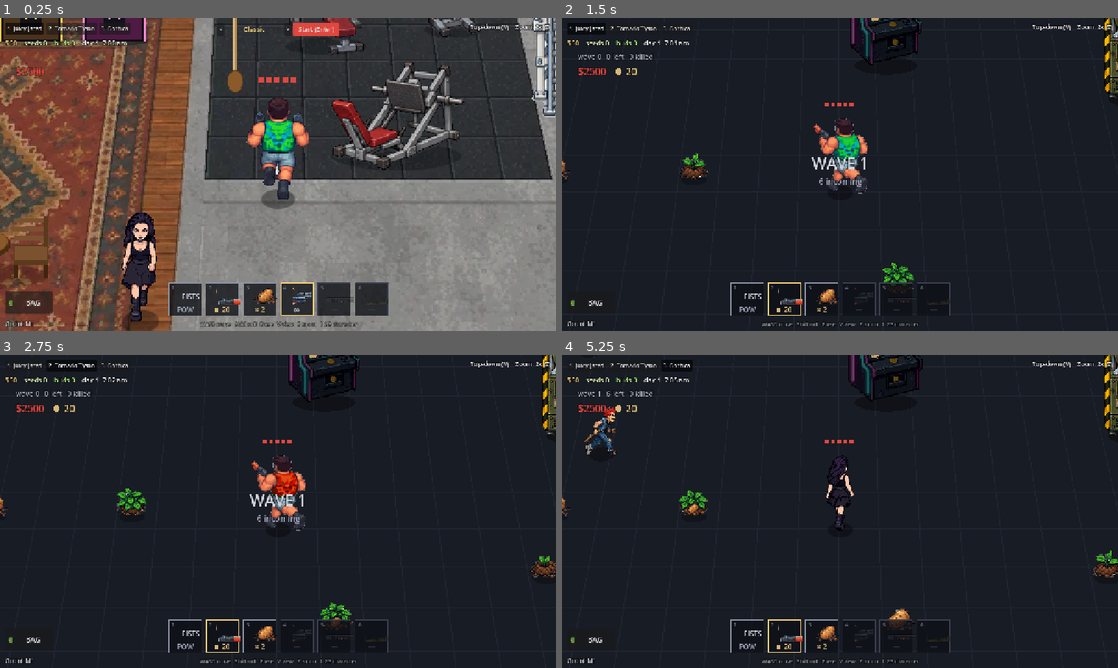
Above: before the commit, frames 1-4 (two rows, left to right).
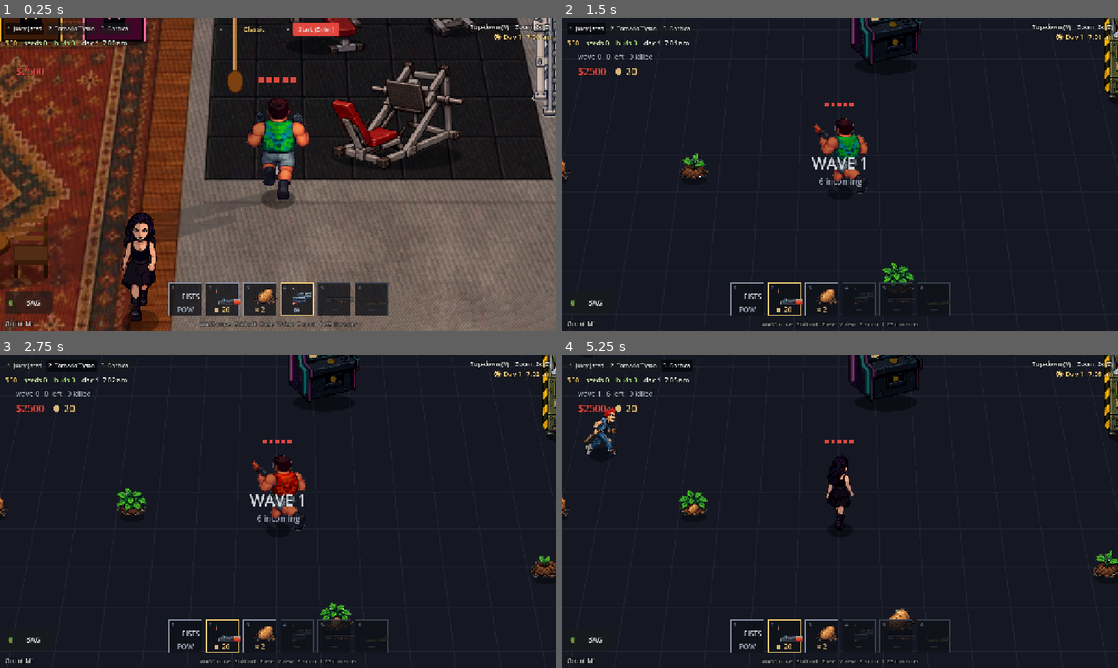
Above: after the commit, the same moments.

Repository: eflare17/Smashed-tv
Game: Godot game, scene res://scenes/main.tscn
The game is run twice, just before and just after one commit, with the same random seed, the same clock (stepped at 60 frames per second) and the same inputs.
Inputs:
- Up to frame 1 (0.25 s): no input
- Up to frame 2 (1.5 s): click "Start (Enter)" at 0.5 s; click "1 Juicy Jared" at 1.25 s
- Up to frame 3 (2.75 s): click "2 Tornado Tyson" at 2 s
- Up to frame 4 (5.25 s): click "3 Gothica" at 2.75 s; click "BAG" at 3.5 s; click "BAG" at 4.25 s; click "X" at 5 s

The runs differ from the first frame. In frame 1, 85% of the frame differs, in the area x 0-100%, y 0-100%; in frame 2, 1.1%; in frame 3, 1.0%; in frame 4, 0.4%.

Commit message:
Godot: merge 1.4/1.5 lighting (the GameClock, day and night, the HD-2D look), install it in main.gd and the GameClock autoload; godot-play/ updated
Co-Authored-By: Claude Opus 5.5 <noreply@anthropic.com>
Claude-Session: https://claude.ai/code/session_01UcDaUiBsn4rNLgW1FU6AaA

Diff:
--- a/godot/project.godot
+++ b/godot/project.godot
@@ -18,6 +18,7 @@
 [autoload]
 
 GameData="*res://scripts/game_data.gd"
+GameClock="*res://scripts/clock/game_clock.gd"
 
 [display]
 
--- a/godot/scripts/look/lighting_install.gd
+++ b/godot/scripts/look/lighting_install.gd
@@ -29,6 +29,9 @@
 
 ## Adds everything to main (the running game: main.world, main.sun, main.player, main.rig, main.hud...).
 static func install(main_: Node) -> LightingInstall:
+	var had := main_.get_node_or_null("Lighting")
+	if had is LightingInstall:
+		return had                       # (already in: main.gd installs it, a test may ask again)
 	var li := LightingInstall.new()
 	li.name = "Lighting"
 	li.main = main_
--- a/godot/scripts/main.gd
+++ b/godot/scripts/main.gd
@@ -57,6 +57,7 @@
 		var q = JavaScriptBridge.eval("window.location.search", true)
 		if q is String and q.find("state") >= 0:
 			print_state = true
+	LightingInstall.install(self)       # the day and night cycle and the look (before the farm: its clock)
 	Arcade.install(self)
 	FarmInstall.install(self)
 	FightInstall.install(self)
Not shown, changed: godot-play/index.html
Not shown, changed: godot-play/index.pck
